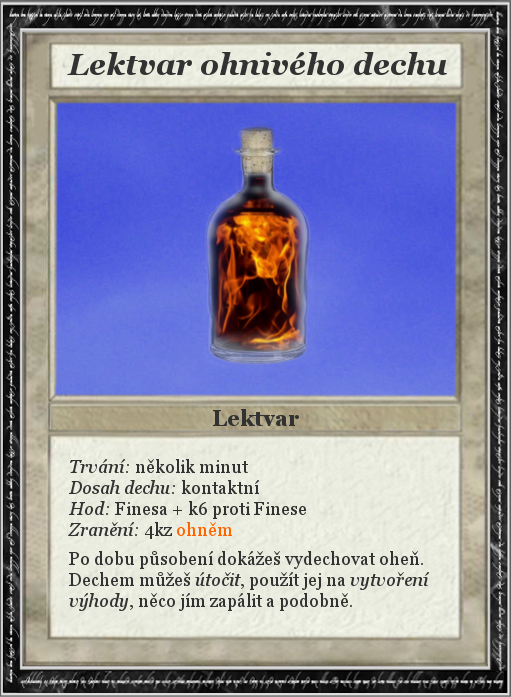
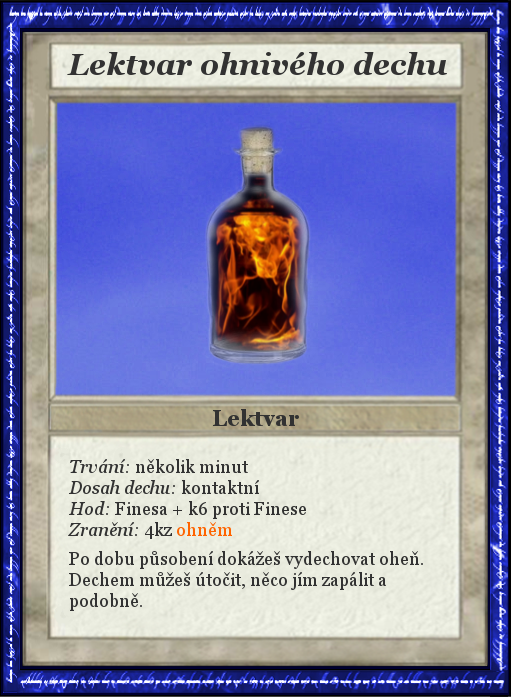
Revision of a layered 511x697 image; what changed, layer by layer:
painted on "Trvání: několik minut ..." over left=69, top=572, right=429, bottom=611
painted on "RuneFrame" over left=0, top=0, right=511, bottom=697
